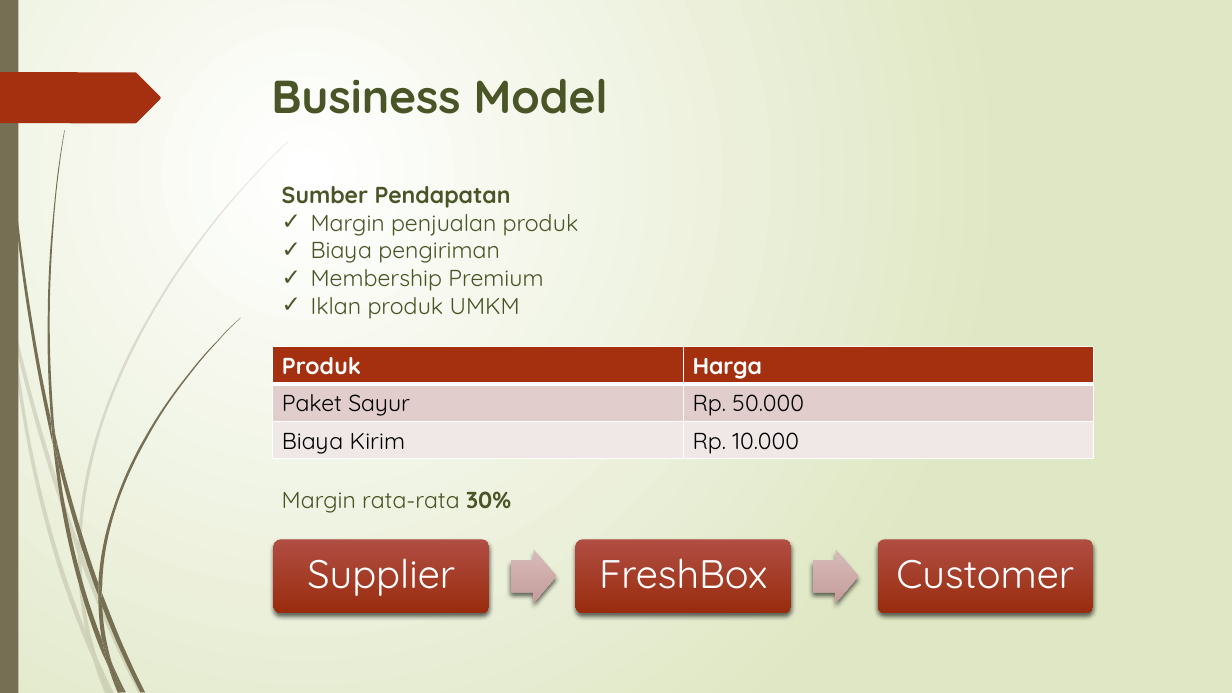
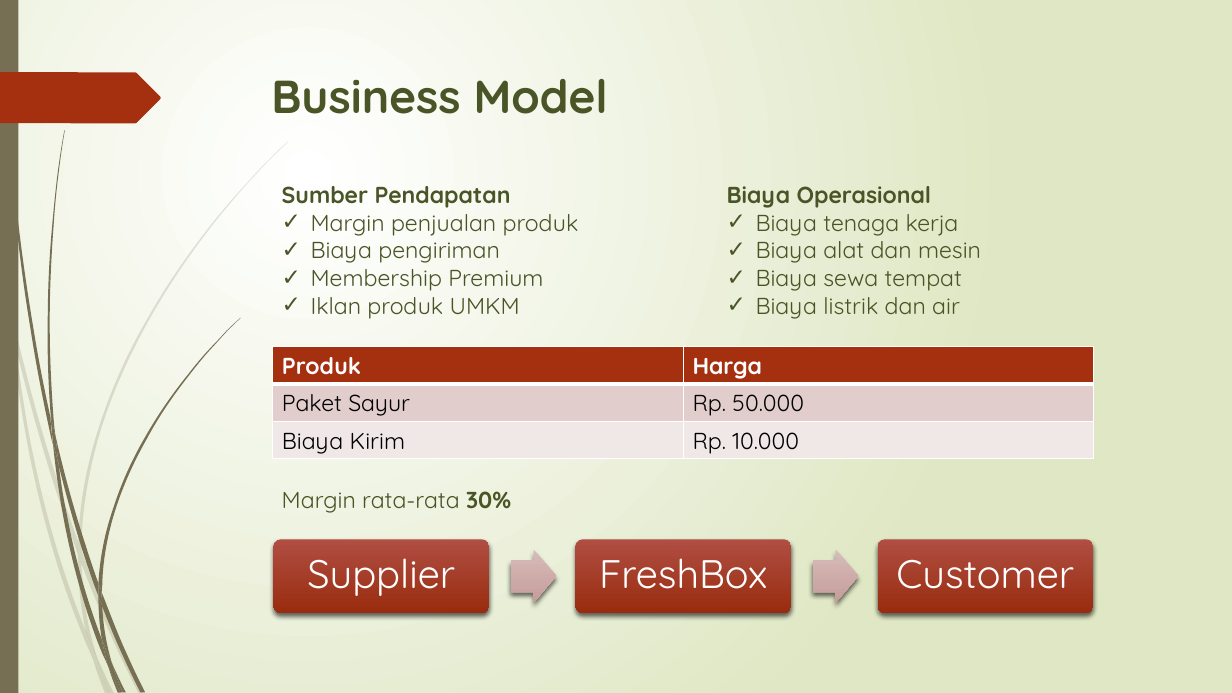
Before and after one commit to onysu/kursus, a slide deck: slide 5 of assets/files/Business-Pitch-Deck-7-Slide.pptx. Drawn at 1232x693 pixels with LibreOffice and Linux fonts; fonts in the diff are those of the drawing. Boxes give left, top, right and bottom in pixels: in the first picture for what was removed or moved away, otherwise in the second. Text is boxed around its words. In the diff, an @@ line names an element or a change of style, - is before the commit and + after.

```diff
--- a/assets/files/Business-Pitch-Deck-7-Slide.pptx
+++ b/assets/files/Business-Pitch-Deck-7-Slide.pptx
@@ text added at [727, 186, 981, 319], 18 pt, text #495526 @@
+Biaya Operasional
+✓ Biaya tenaga kerja
+✓ Biaya alat dan mesin
+✓ Biaya sewa tempat
+✓ Biaya listrik dan air
```
Also in this commit, not shown: 2 other slides changed.
